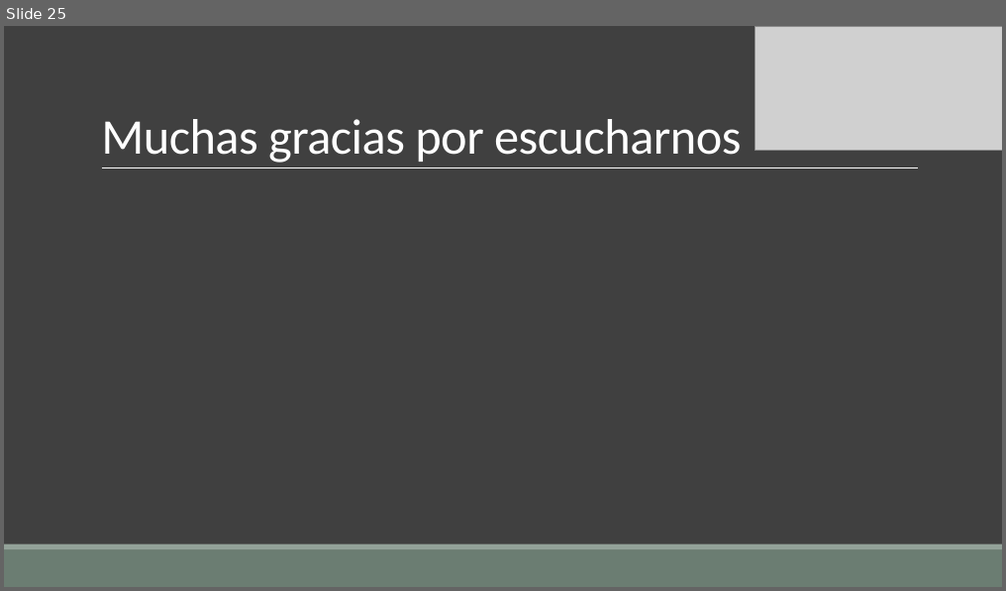
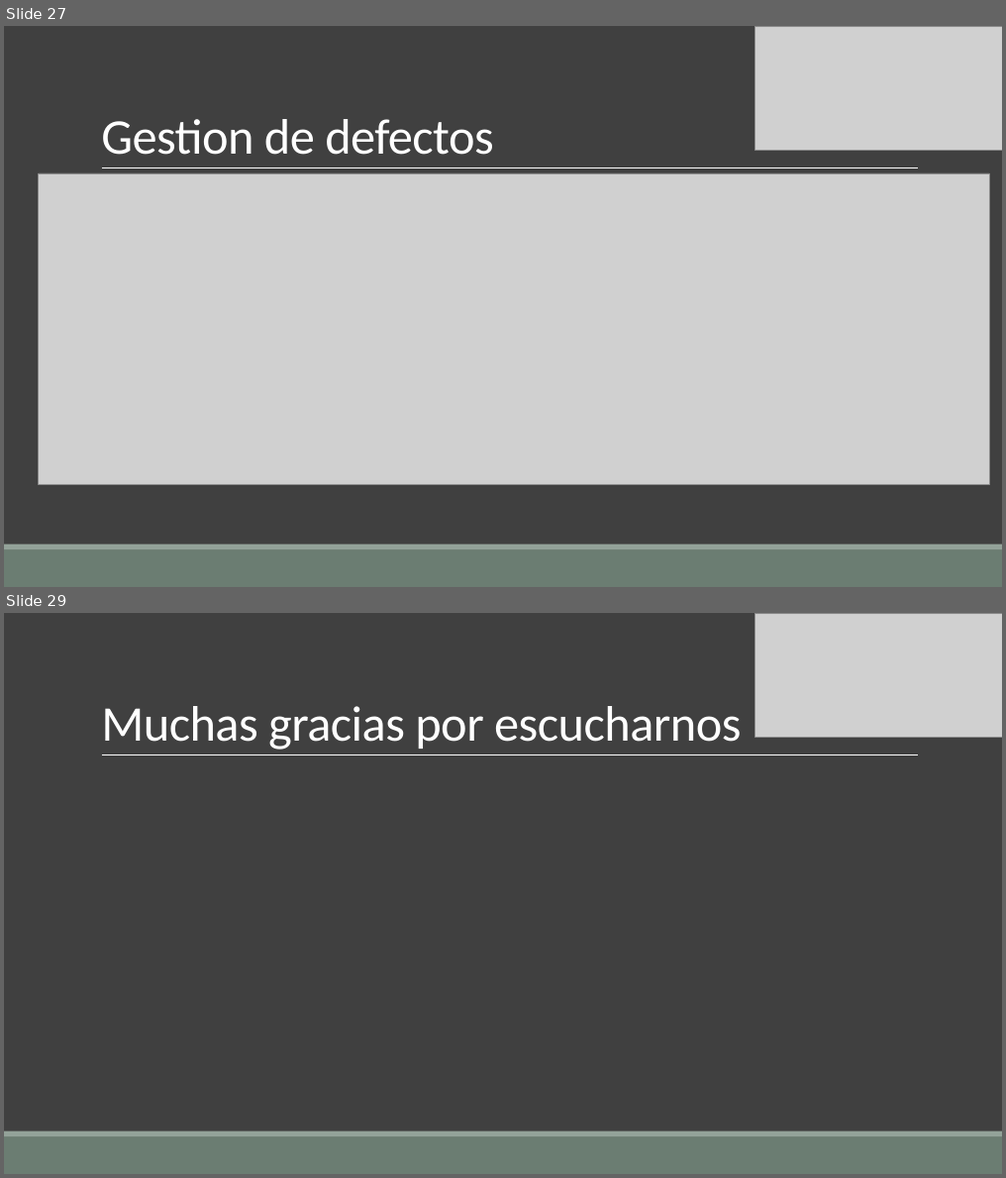
Before and after one commit to juanmadelboca/IngSoft-2016-2Cores4Threads, a slide deck: docs/Trabajo Final De Ingeniería En Software.pptx. Shown one above the other, each under a label of ours: slide 25 before the commit, slides 27 and 29 after it; the slides between them are not shown. The pictures are 1006x591 and 1006x1178 pixels, drawn with LibreOffice and Linux fonts; fonts in the diff are those of the drawing; grey boxes stand for pictures. Boxes give left, top, right and bottom in pixels: in the first picture for what was removed or moved away, otherwise in the second. Text is boxed around its words. In the diff, an @@ line names an element or a change of style, - is before the commit and + after.

```diff
--- a/docs/Trabajo Final De Ingeniería En Software.pptx
+++ b/docs/Trabajo Final De Ingeniería En Software.pptx
@@ slide 27 added at box(4, 26, 1002, 587), background #404040; not listed: 3 template elements that a slide beside it also shows @@
@@ picture added at box(754, 26, 1002, 151) @@
@@ title added at box(101, 119, 494, 155), 48 pt, text #FFFFFF @@
+Gestion de defectos
@@ picture added at box(39, 174, 990, 485) @@
@@ what was slide 25 is now slide 29 @@
```
Also in this commit, not shown: 3 other slides added.
